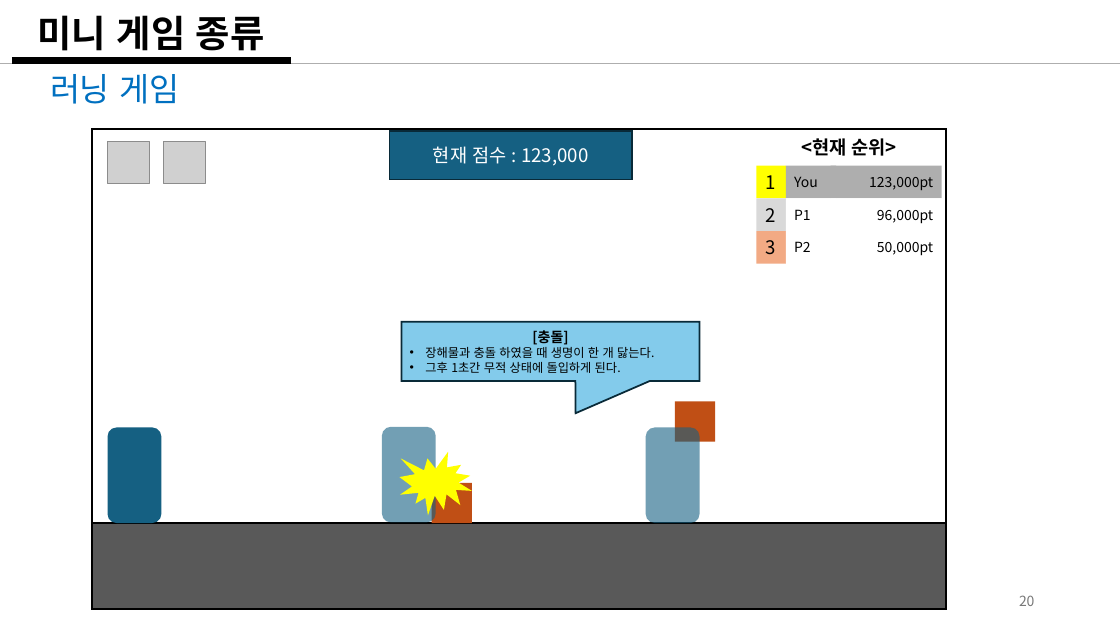
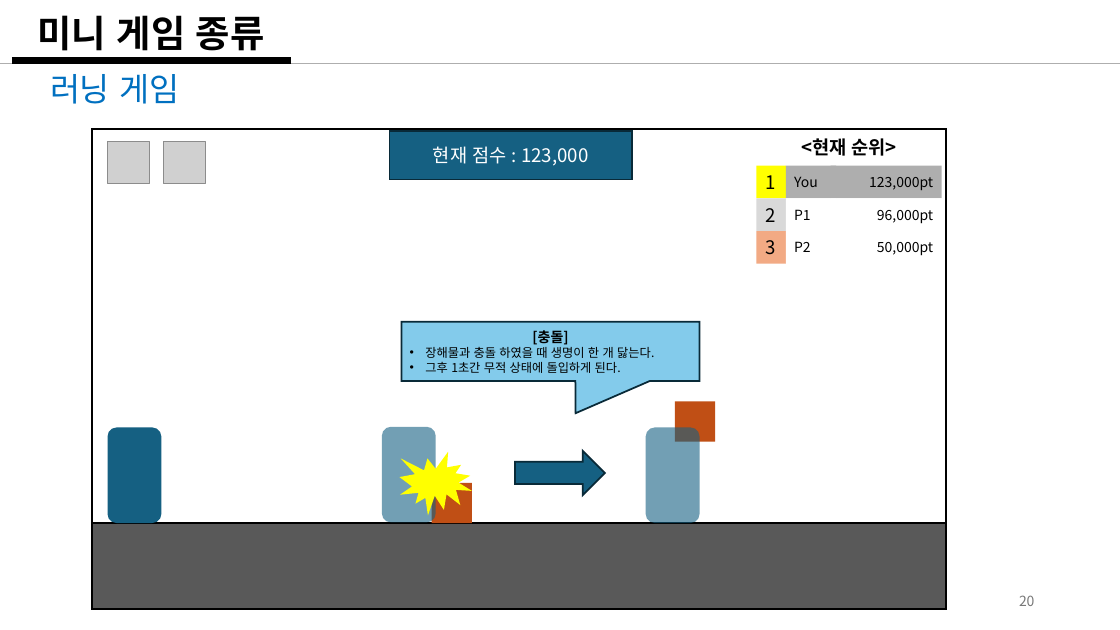
Before and after one commit to weariness00/Mandle_10Minute_Game, a slide deck: slide 20 of document/Please Leave me alone!.pptx. Drawn at 1120x630 pixels with LibreOffice and Linux fonts; fonts in the diff are those of the drawing; grey boxes stand for pictures. Boxes give left, top, right and bottom in pixels: in the first picture for what was removed or moved away, otherwise in the second. Text is boxed around its words. In the diff, an @@ line names an element or a change of style, - is before the commit and + after.

Commit message:
20250204_기획_update
- 추가 미니게임 기획

```diff
--- a/document/Please Leave me alone!.pptx
+++ b/document/Please Leave me alone!.pptx
@@ right arrow added at (515, 451, 605, 496), fill #156082, outline #092A39 1.5 pt @@
```
Also in this commit, not shown: 6 other slides changed, 4 slides added, 1 other file.
